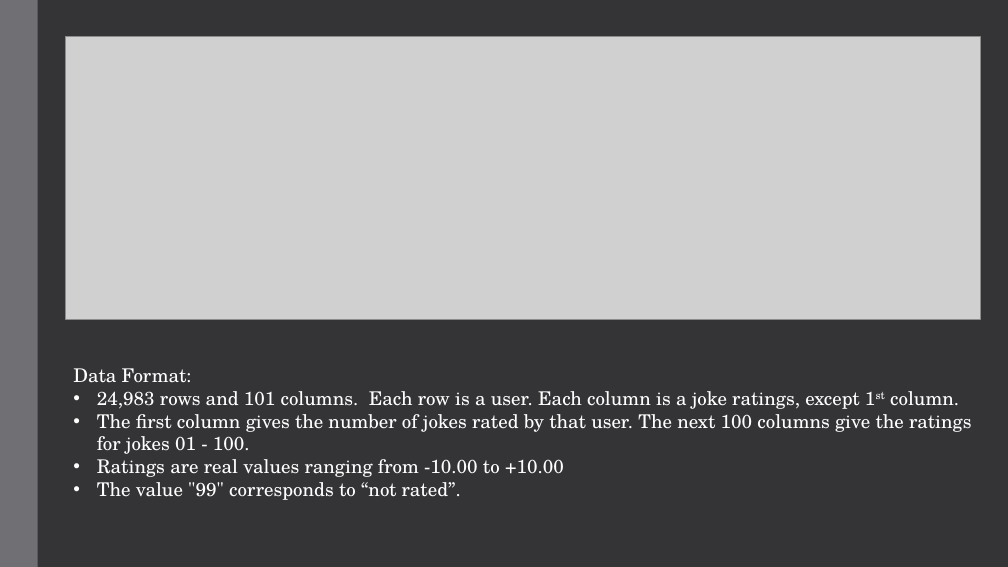
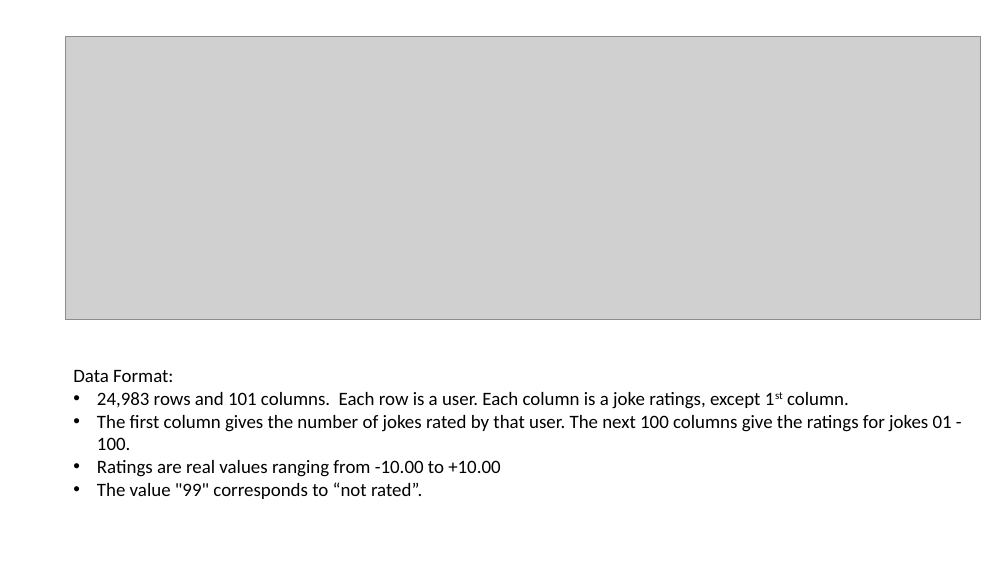
Before and after one commit to Tyllis/Data607, a slide deck: slide 2 of jester-collaborative-filtering.pptx. Drawn at 1008x567 pixels with LibreOffice and Linux fonts; fonts in the diff are those of the drawing; grey boxes stand for pictures. Boxes give left, top, right and bottom in pixels: in the first picture for what was removed or moved away, otherwise in the second. Text is boxed around its words. In the diff, an @@ line names an element or a change of style, - is before the commit and + after.

```diff
--- a/jester-collaborative-filtering.pptx
+++ b/jester-collaborative-filtering.pptx
@@ background #353537 to #FFFFFF @@
@@ rectangle removed at box(0, 0, 38, 567) @@
@@ text "Data Format:" at box(73, 370, 952, 499): font TeX Gyre Schola to Calibri, text colour #FFFFFF to #000000 @@
```
Also in this commit, not shown: 3 other slides changed, 6 slides added, 1 slide removed.
